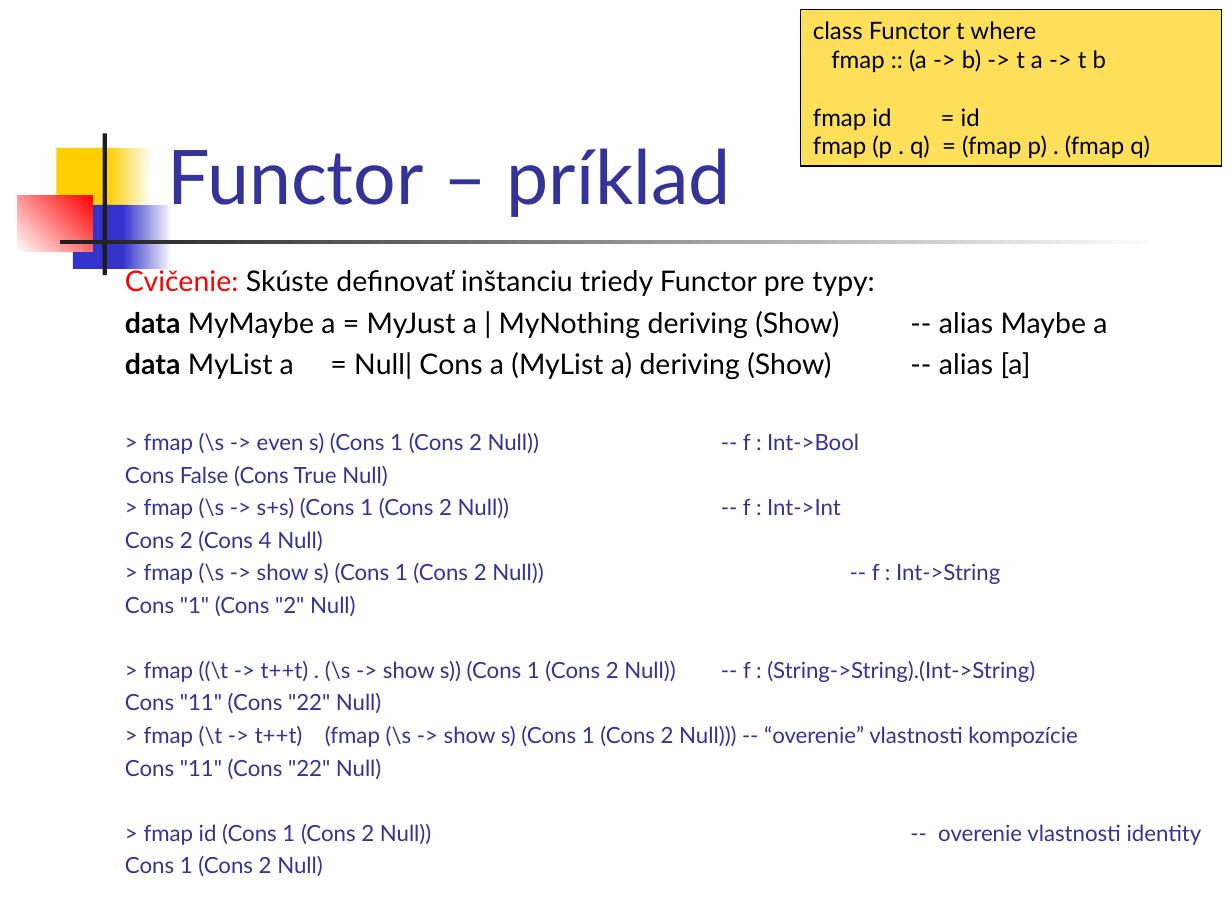
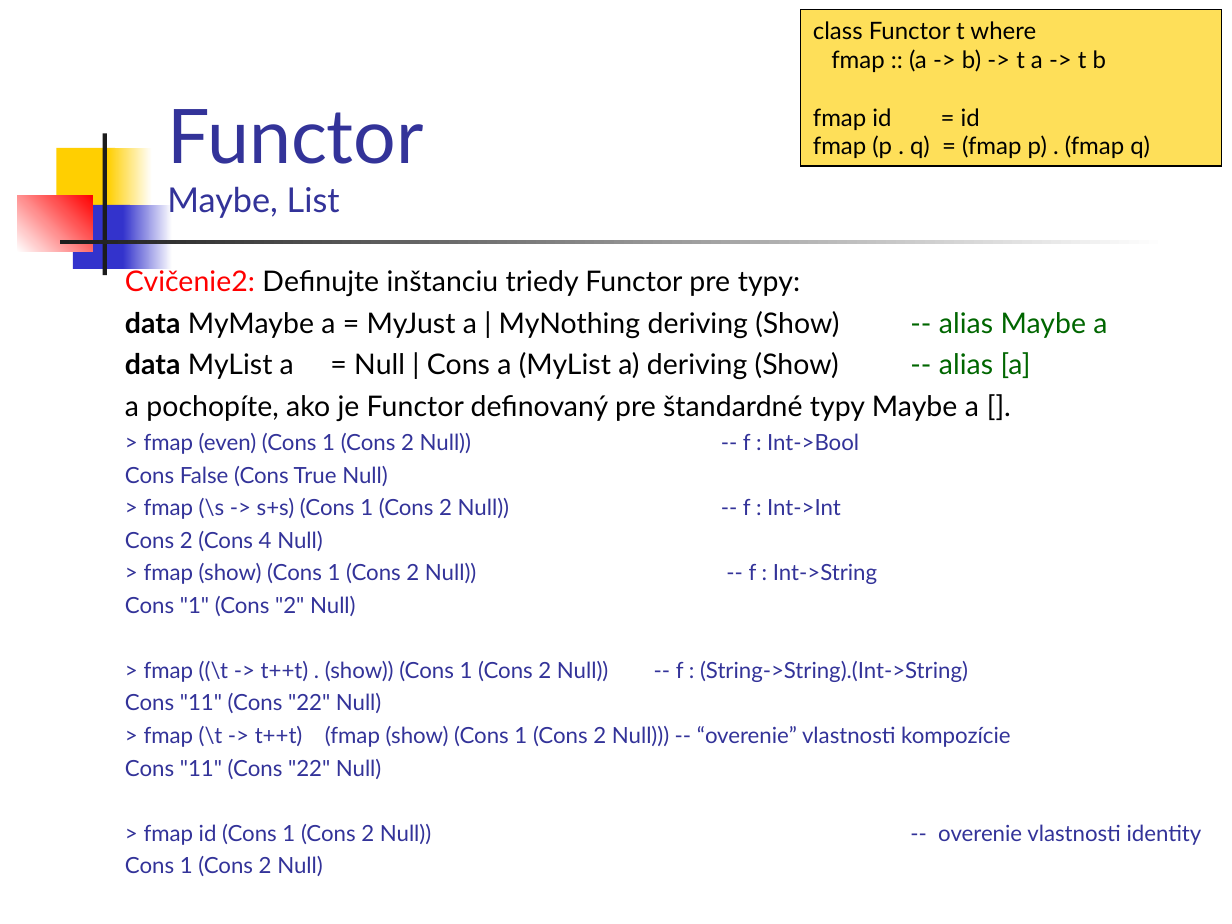
Before and after one commit to Funkcionalne/Prednasky, a slide deck: slide 10 of 11/11_fpro.ppt. Drawn at 1232x924 pixels with LibreOffice and Linux fonts; fonts in the diff are those of the drawing. Boxes give left, top, right and bottom in pixels: in the first picture for what was removed or moved away, otherwise in the second. Text is boxed around its words. In the diff, an @@ line names an element or a change of style, - is before the commit and + after.

```diff
--- a/11/11_fpro.ppt
+++ b/11/11_fpro.ppt
@@ title at (167, 109, 423, 218): text changed; size 44 to 20 pt @@
-Functor – príklad
+Functor
+Maybe, List
@@ text at (125, 266, 800, 296): text changed @@
-Cvičenie: Skúste definovať inštanciu triedy Functor pre typy:
+Cvičenie2: Definujte inštanciu triedy Functor pre typy:
@@ text at (125, 311, 1107, 338): text colour #000000 to #006600 in "-- alias Maybe a" @@
@@ text at (125, 352, 1031, 454): text changed @@
-data MyList a = Null| Cons a (MyList a) deriving (Show) -- alias [a]
-> fmap (\s -> even s) (Cons 1 (Cons 2 Null)) -- f : Int->Bool
+data MyList a = Null | Cons a (MyList a) deriving (Show) -- alias [a]
+a pochopíte, ako je Functor definovaný pre štandardné typy Maybe a [].
+> fmap (even) (Cons 1 (Cons 2 Null)) -- f : Int->Bool
@@ text at (144, 563, 476, 584): text changed @@
-> fmap (\s -> show s) (Cons 1 (Cons 2 Null)) -- f : Int->String
+> fmap (show) (Cons 1 (Cons 2 Null)) -- f : Int->String
@@ text at (144, 661, 968, 682): text changed @@
-> fmap ((\t -> t++t) . (\s -> show s)) (Cons 1 (Cons 2 Null)) -- f : (String->String).(Int->String)
+> fmap ((\t -> t++t) . (show)) (Cons 1 (Cons 2 Null)) -- f : (String->String).(Int->String)
@@ text at (144, 726, 1010, 747): text changed @@
-> fmap (\t -> t++t) (fmap (\s -> show s) (Cons 1 (Cons 2 Null))) -- “overenie” vlastnosti kompozície
+> fmap (\t -> t++t) (fmap (show) (Cons 1 (Cons 2 Null))) -- “overenie” vlastnosti kompozície
```
Also in this commit, not shown: 9 other slides changed, 16 slides added, 6 other files.
